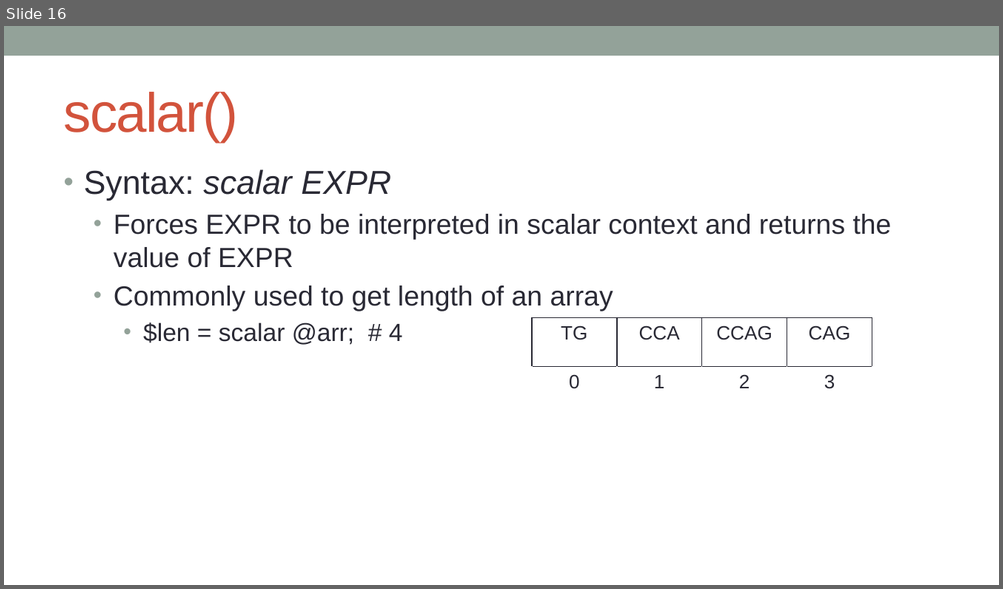
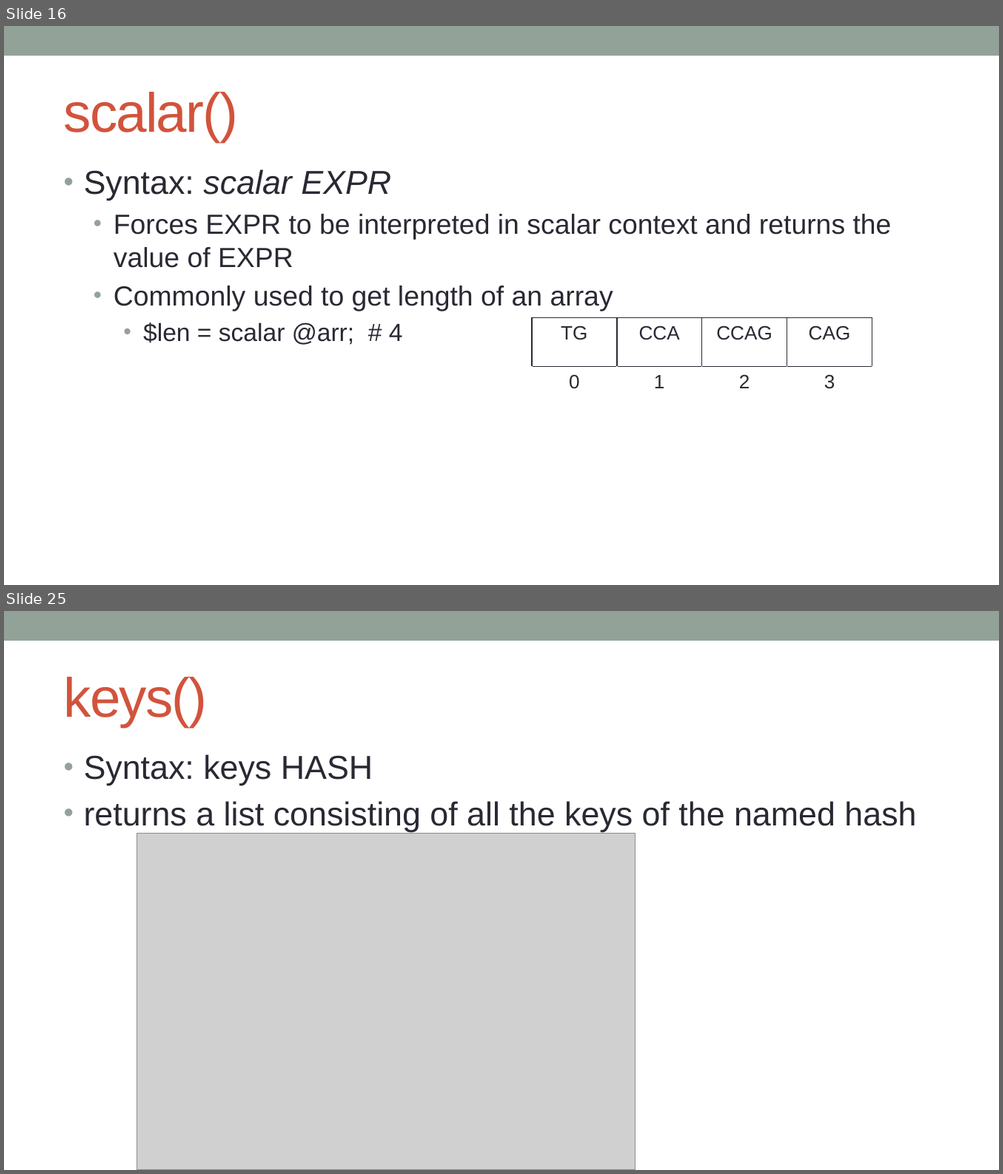
Before and after one commit to kanhu-pcr-code/bioinfo-PERL-course, a slide deck: PPTs/Operations_on_variables.pptx. Shown one above the other, each under a label of ours: slide 16 before the commit, slides 16 and 25 after it; the slides between them are not shown. The pictures are 1003x589 and 1003x1174 pixels, drawn with LibreOffice and Linux fonts; fonts in the diff are those of the drawing; grey boxes stand for pictures. Boxes give left, top, right and bottom in pixels: in the first picture for what was removed or moved away, otherwise in the second. Text is boxed around its words. In the diff, an @@ line names an element or a change of style, - is before the commit and + after.

```diff
--- a/PPTs/Operations_on_variables.pptx
+++ b/PPTs/Operations_on_variables.pptx
@@ slide 25 added at [4,611,999,1170], background #FFFFFF; not listed: 1 template element that a slide beside it also shows @@
@@ title added at [64,677,208,727], 40 pt, text #D2533C @@
+keys()
@@ text added at [84,755,916,832], 24 pt, text #292934 @@
+• Syntax: keys HASH
+• returns a list consisting of all the keys of the named hash
@@ picture added at [137,834,635,1170] @@
```
Also in this commit, not shown: 3 slides changed, 14 other slides added, 5 other files.
